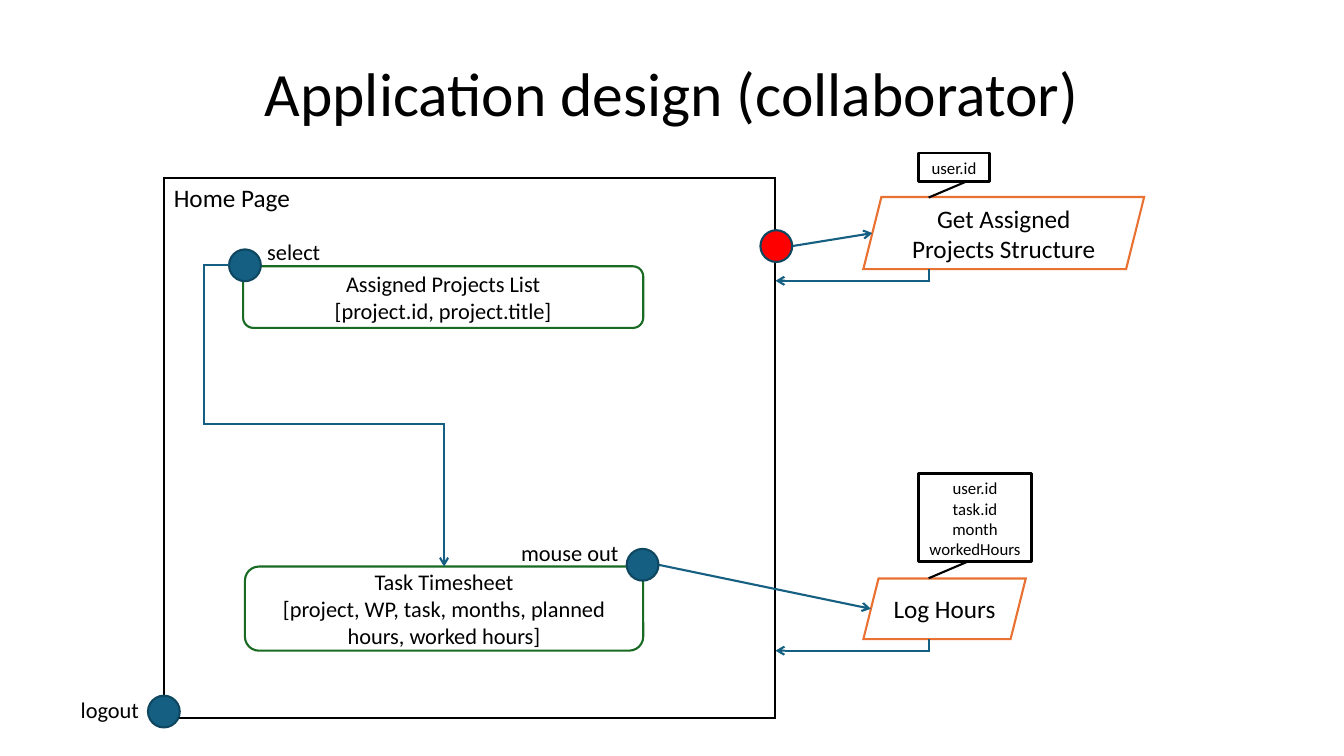
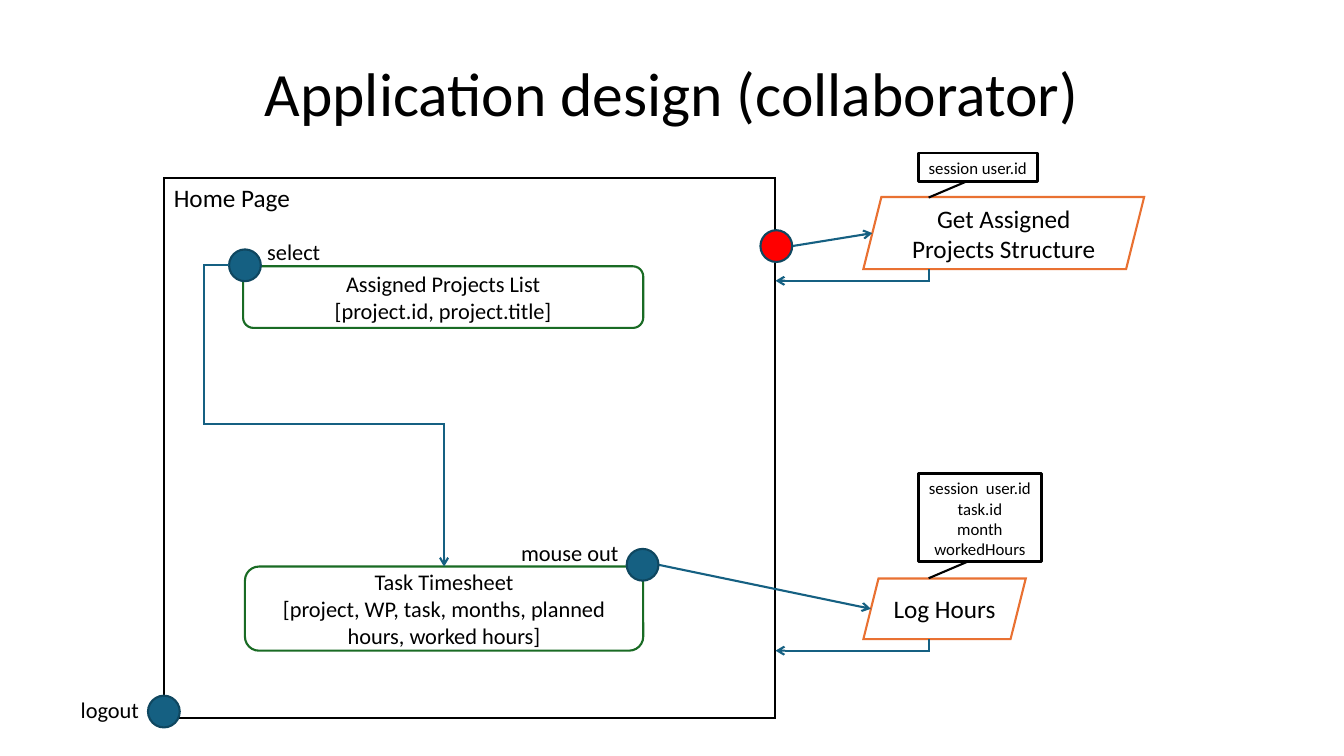
Before and after one commit to gilbertobrambilla/tiw-2026-html, a slide deck: slide 33 of docs/TIW_documentazione.pptx. Drawn at 1344x756 pixels with LibreOffice and Linux fonts; fonts in the diff are those of the drawing. Boxes give left, top, right and bottom in pixels: in the first picture for what was removed or moved away, otherwise in the second. Text is boxed around its words. In the diff, an @@ line names an element or a change of style, - is before the commit and + after.

```diff
--- a/docs/TIW_documentazione.pptx
+++ b/docs/TIW_documentazione.pptx
@@ rectangle "session user.id": place and size @@
-rectangle "session user.id" at (919,153,990,181)
+rectangle "session user.id" at (919,153,1037,181)
@@ text in rectangle at (929,162,1027,174): text changed @@
-user.id
+session user.id
@@ rectangle "session user.id": place and size @@
-rectangle "session user.id" at (919,473,1032,562)
+rectangle "session user.id" at (919,473,1043,562)
@@ text in rectangle at (929,482,1031,494): text changed @@
-user.id
+session user.id
```
Also in this commit, not shown: 4 other slides changed.
